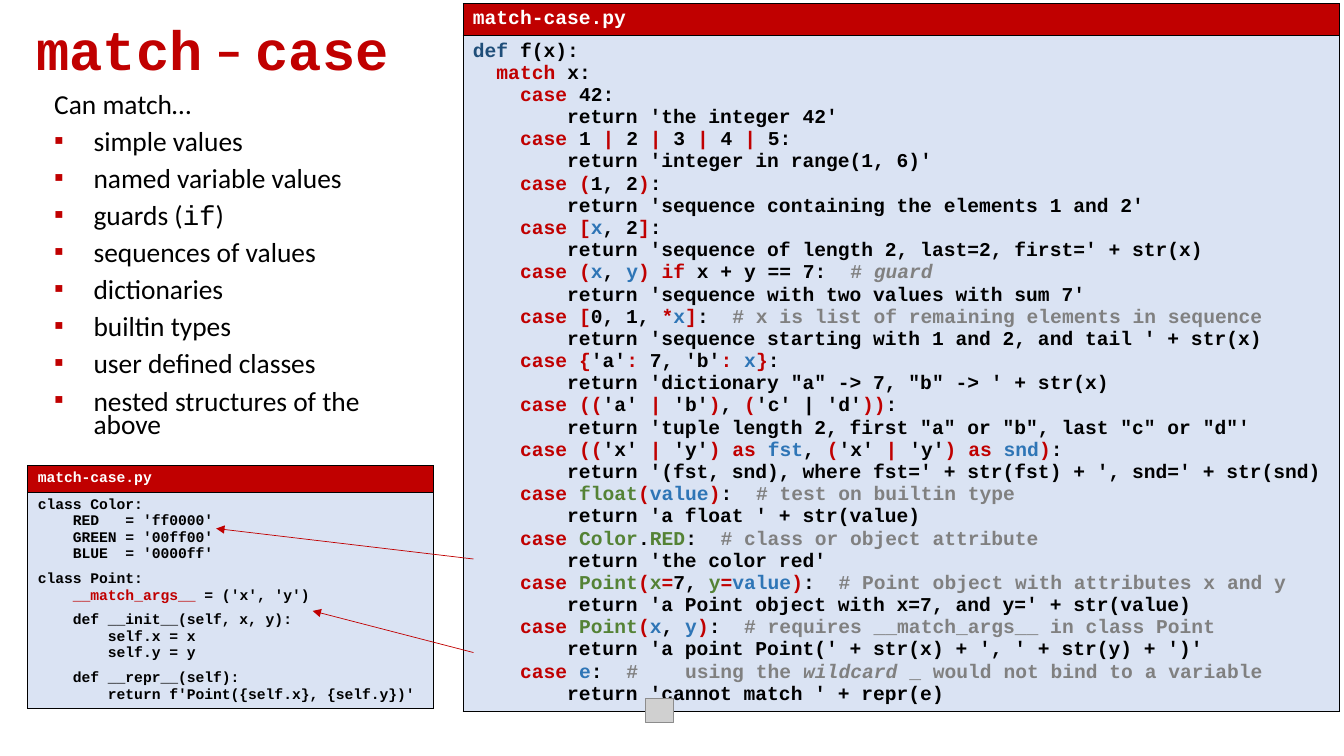
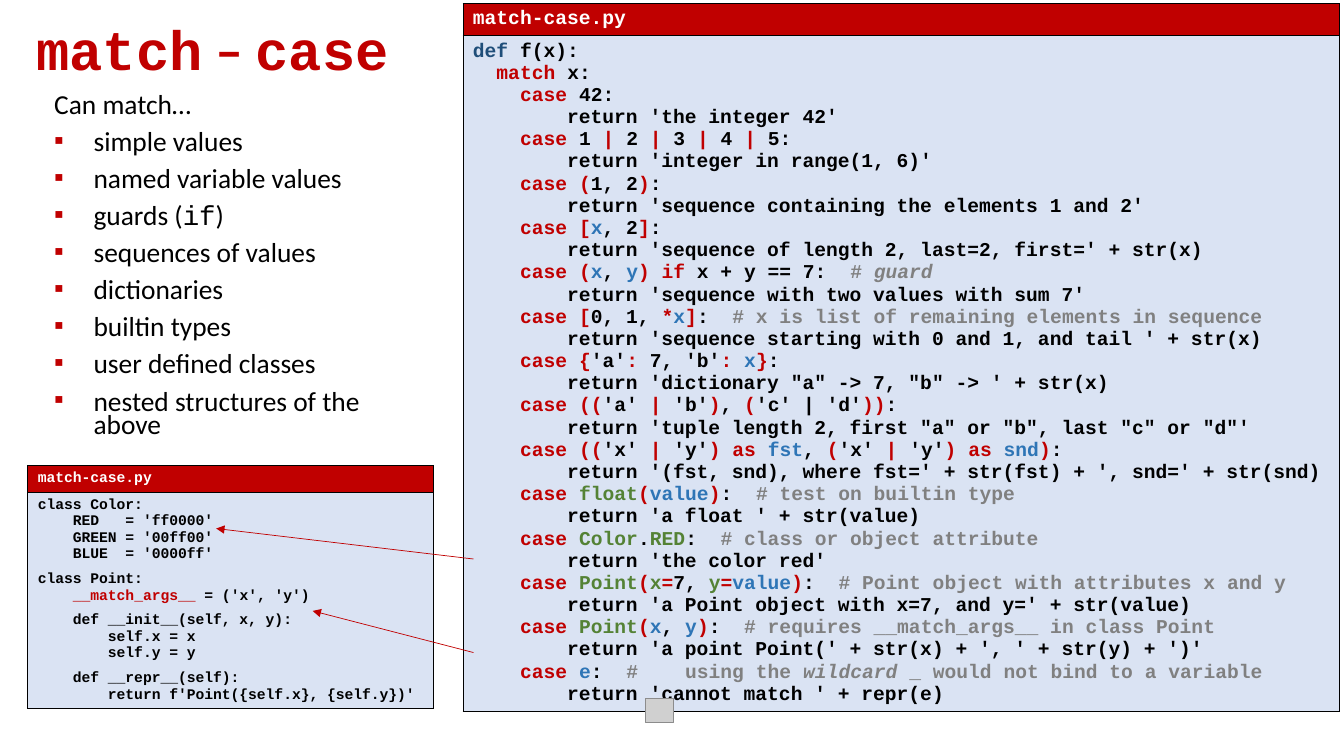
Before and after one commit to gsbrodal/gsbrodal.github.io, a slide deck: slide 18 of ipsa/slides/exceptions.pptx. Drawn at 1344x756 pixels with LibreOffice and Linux fonts; fonts in the diff are those of the drawing; grey boxes stand for pictures. Boxes give left, top, right and bottom in pixels: in the first picture for what was removed or moved away, otherwise in the second. Text is boxed around its words. In the diff, an @@ line names an element or a change of style, - is before the commit and + after.

```diff
--- a/ipsa/slides/exceptions.pptx
+++ b/ipsa/slides/exceptions.pptx
@@ table at bbox=[463, 3, 1339, 752] @@
@@ row 2, column 1: "def f(x): / match x: / case 42: / return 'the integer 42' / case 1 | 2 | 3 | 4 | 5: / return 'integer in range(1, 6)' / case (1, 2): / return 'sequence containing the elements 1 and 2' / case [x, 2]: / return 'sequence of length 2, last=2, first=' + str(x) / case (x, y) if x + y == 7: # guard / return 'sequence with two values with sum 7' / case [0, 1, *x]: # x is list of remaining elements in sequence / return 'sequence starting with 1 and 2, and tail ' + str(x) / case {'a': 7, 'b': x}: / return 'dictionary "a" -> 7, "b" -> ' + str(x) / case (('a' | 'b'), ('c' | 'd')): / return 'tuple length 2, first "a" or "b", last "c" or "d"' / case (('x' | 'y') as fst, ('x' | 'y') as snd): / return '(fst, snd), where fst=' + str(fst) + ', snd=' + str(snd) / case float(value): # test on builtin type / return 'a float ' + str(value) / case Color.RED: # class or object attribute / return 'the color red' / case Point(x=7, y=value): # Point object with attributes x and y / return 'a Point object with x=7, and y=' + str(value) / case Point(x, y): # requires __match_args__ in class Point / return 'a point Point(' + str(x) + ', ' + str(y) + ')' / case e: # using the wildcard _ would not bind to a variable / return 'cannot match ' + repr(e)" to "def f(x): / match x: / case 42: / return 'the integer 42' / case 1 | 2 | 3 | 4 | 5: / return 'integer in range(1, 6)' / case (1, 2): / return 'sequence containing the elements 1 and 2' / case [x, 2]: / return 'sequence of length 2, last=2, first=' + str(x) / case (x, y) if x + y == 7: # guard / return 'sequence with two values with sum 7' / case [0, 1, *x]: # x is list of remaining elements in sequence / return 'sequence starting with 0 and 1, and tail ' + str(x) / case {'a': 7, 'b': x}: / return 'dictionary "a" -> 7, "b" -> ' + str(x) / case (('a' | 'b'), ('c' | 'd')): / return 'tuple length 2, first "a" or "b", last "c" or "d"' / case (('x' | 'y') as fst, ('x' | 'y') as snd): / return '(fst, snd), where fst=' + str(fst) + ', snd=' + str(snd) / case float(value): # test on builtin type / return 'a float ' + str(value) / case Color.RED: # class or object attribute / return 'the color red' / case Point(x=7, y=value): # Point object with attributes x and y / return 'a Point object with x=7, and y=' + str(value) / case Point(x, y): # requires __match_args__ in class Point / return 'a point Point(' + str(x) + ', ' + str(y) + ')' / case e: # using the wildcard _ would not bind to a variable / return 'cannot match ' + repr(e)" @@
```
Also in this commit, not shown: 2 other slides changed, 3 other files.
